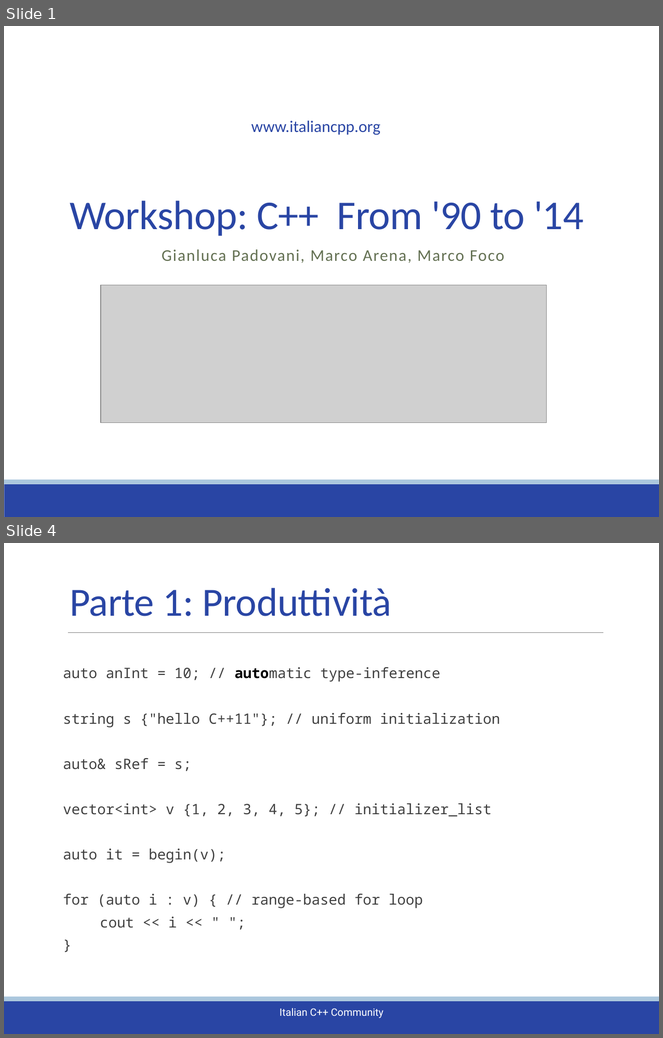
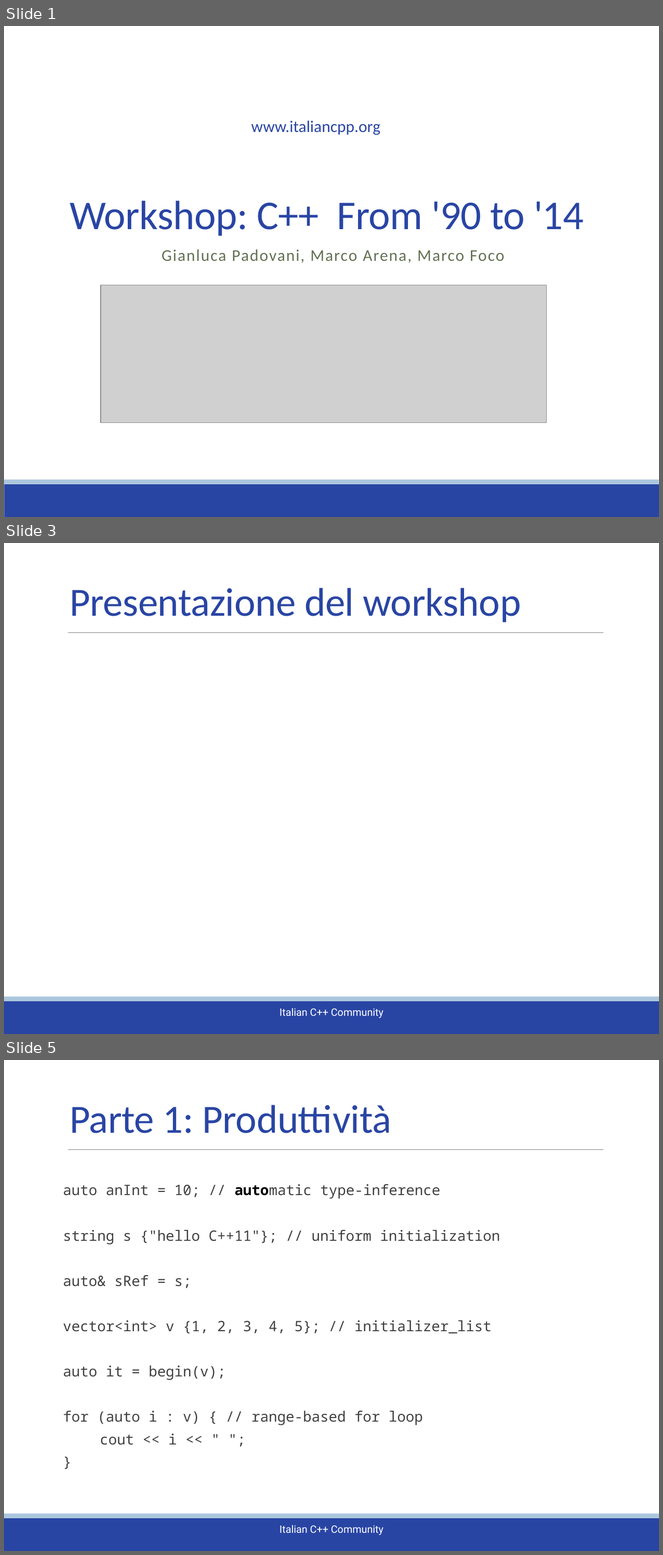
Before and after one commit to italiancpp/yahtzee-cpp, a slide deck: RefactoringCpp.pptx. Shown one above the other, each under a label of ours: slides 1 and 4 before the commit, slides 1, 3 and 5 after it; the slides between them are not shown. The pictures are 663x1038 and 663x1555 pixels, drawn with LibreOffice and Linux fonts; fonts in the diff are those of the drawing; grey boxes stand for pictures; background and template pictures are left out. Boxes give left, top, right and bottom in pixels: in the first picture for what was removed or moved away, otherwise in the second. Text is boxed around its words. In the diff, an @@ line names an element or a change of style, - is before the commit and + after.

```diff
--- a/RefactoringCpp.pptx
+++ b/RefactoringCpp.pptx
@@ slide 3 added at bbox=[4, 543, 659, 1034], background #FFFFFF; not listed: 4 template elements that a slide beside it also shows @@
@@ title added at bbox=[70, 588, 521, 623], 44 pt, text #2945A4 @@
+Presentazione del workshop
@@ what was slide 4 is now slide 5 @@
```
Also in this commit, not shown: 2 slides changed, 2 other slides added, 1 slide removed, 1 other file.
